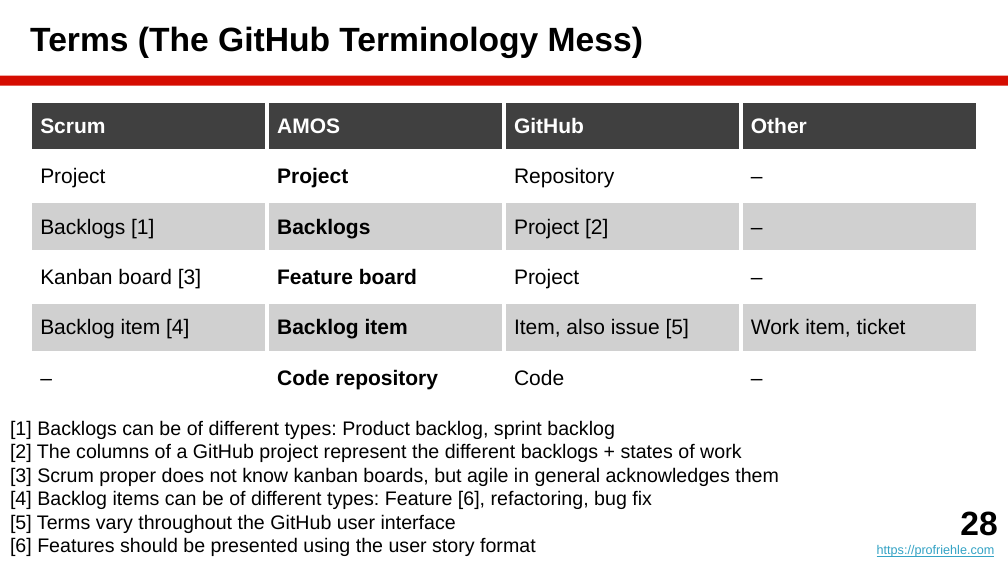
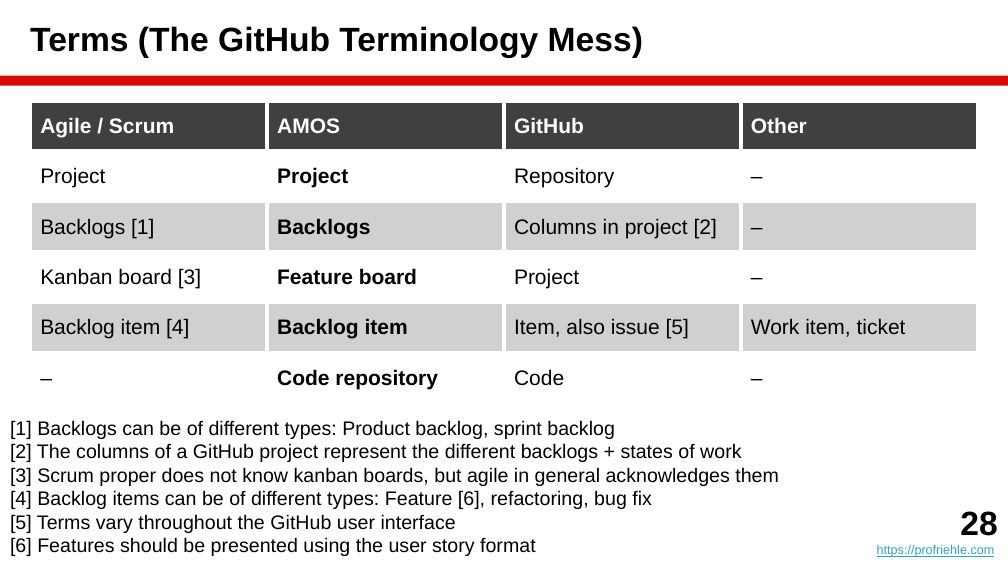
Before and after one commit to dirkriehle/amos-course, a slide deck: slide 28 of Lecture slides/AMOS B01 - Team and Tools.pptx. Drawn at 1008x567 pixels with LibreOffice and Linux fonts; fonts in the diff are those of the drawing. Boxes give left, top, right and bottom in pixels: in the first picture for what was removed or moved away, otherwise in the second. Text is boxed around its words. In the diff, an @@ line names an element or a change of style, - is before the commit and + after.

```diff
--- a/Lecture slides/AMOS B01 - Team and Tools.pptx
+++ b/Lecture slides/AMOS B01 - Team and Tools.pptx
@@ table at <box>30,101,978,431</box> @@
-row 1, column 1: Scrum
+row 1, column 1: Agile / Scrum
-row 3, column 3: Project [2]
+row 3, column 3: Columns in project [2]
```
Also in this commit, not shown: 6 other slides changed, 5 other files.
